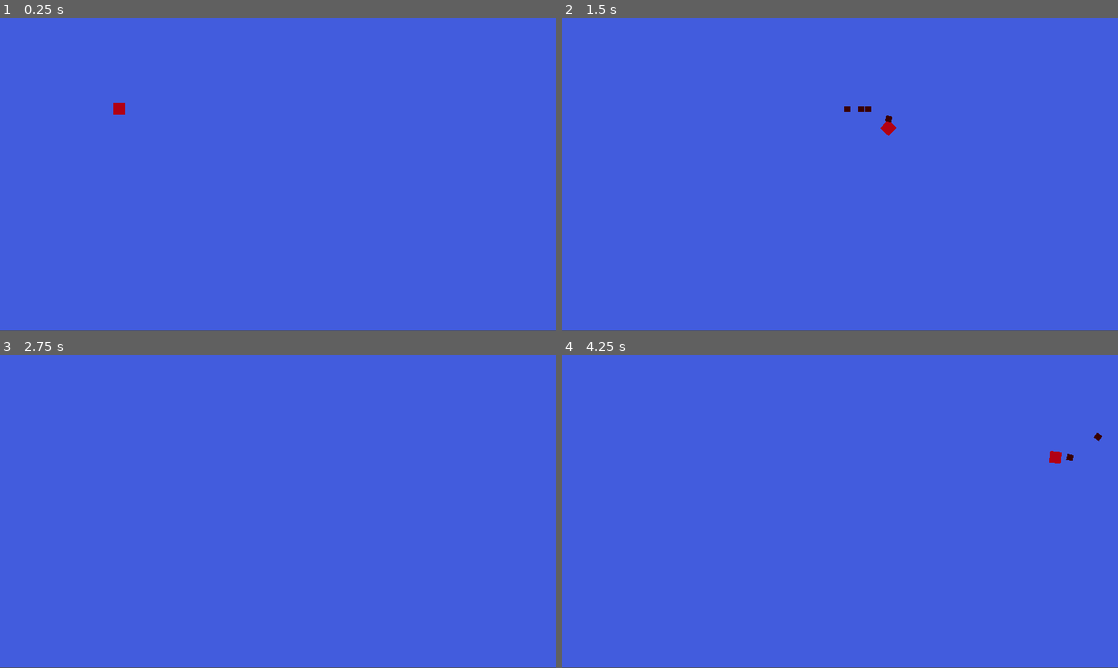
Above: before the commit, frames 1-4 (two rows, left to right).
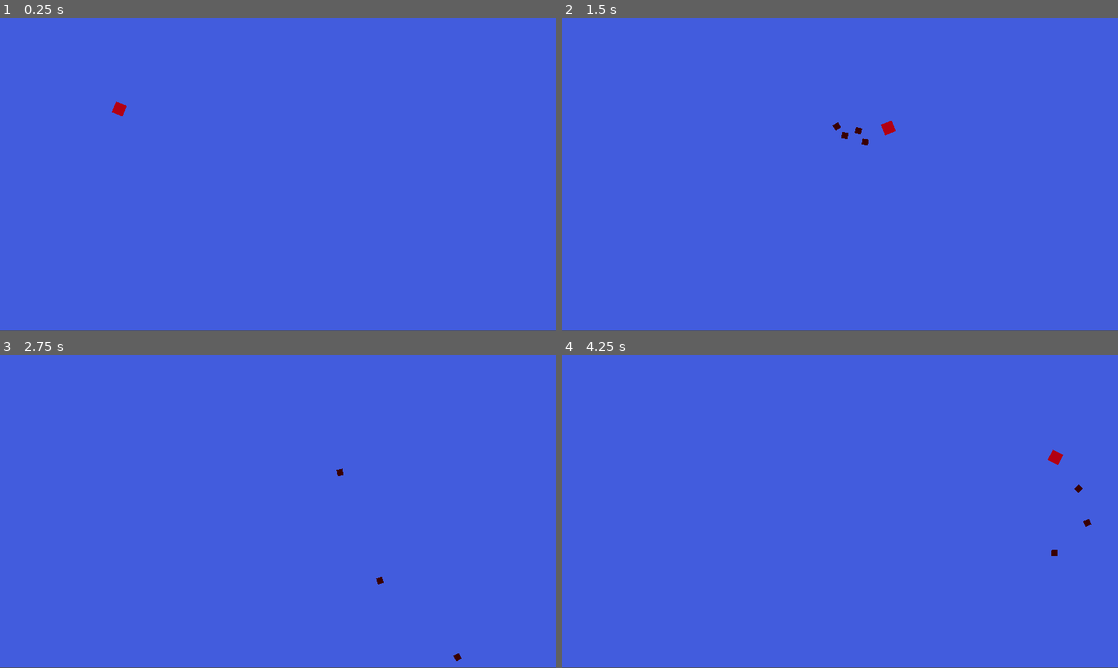
Above: after the commit, the same moments.

Repository: Seblis/Weaponized
Game: Godot game, scene res://levels/mock_level.tscn
Two runs of this game, one before a commit and one after it. Both use one fixed random seed, a clock stepped at 60 frames per second and the inputs below. The project has no main scene, so this scene is started directly.
Inputs (mouse positions are in pixels of both pictures, inside the frame that each line leads up to):
- Up to frame 1 (0.25 s): no input
- Up to frame 2 (1.5 s): tap Enter at 0.5 s; move the mouse to (962, 158) at 0.52 s; hold D (move_right) 0.53-1.28 s; hold Space (fire) 0.53-1.28 s; move the mouse to (728, 190) at 1.27 s; hold S (move_down) from 1.28 s (still down); tap Space (fire) at 1.35 s
- Up to frame 3 (2.75 s): move the mouse to (333, 442) at 2.02 s; release S (move_down) at 2.03 s; hold D (move_right) from 2.03 s (still down); hold Space (fire) from 2.03 s (still down)
- Up to frame 4 (4.25 s): move the mouse to (812, 574) at 2.77 s; release D (move_right) at 2.78 s; release Space (fire) at 2.78 s; hold W (move_up) 2.78-3.53 s; tap Space (fire) at 2.85 s; move the mouse to (1006, 558) at 3.52 s; hold A (move_left) from 3.53 s (still down); hold Space (fire) from 3.53 s (still down)

The runs differ from the first frame. In frame 1, less than 0.1% of the frame differs, in the area x 20-23%, y 26-32%; in frame 2, 0.2%, in the area x 48-61%, y 28-41%; in frame 3, less than 0.1%; in frame 4, 0.1%.

Commit message:
Direction control change to mouse

Diff:
--- a/entities/spaceship/ship.gd
+++ b/entities/spaceship/ship.gd
@@ -17,10 +17,12 @@
 
 	var desired_velocity = max_speed * direction
 	var steering = desired_velocity - velocity
+
 	velocity += steering * steering_factor * delta
 	position += velocity * delta
 
-	if velocity.length() > 0.0:
-		rotation = velocity.angle()
+	var aim_direction = global_position.direction_to(get_global_mouse_position())
+	if aim_direction.length() > 0.15:
+		rotation = aim_direction.angle()
 
 	move_and_slide()
--- a/project.godot
+++ b/project.godot
@@ -54,6 +54,7 @@
 fire={
 "deadzone": 0.5,
 "events": [Object(InputEventKey,"resource_local_to_scene":false,"resource_name":"","device":-1,"window_id":0,"alt_press …(191 unchanged characters)…
+, Object(InputEventMouseButton,"resource_local_to_scene":false,"resource_name":"","device":-1,"window_id":0,"alt_pressed":false,"shift_pressed":false,"ctrl_pressed":false,"meta_pressed":false,"button_mask":0,"position":Vector2(0, 0),"global_position":Vector2(0, 0),"factor":1.0,"button_index":1,"canceled":false,"pressed":false,"double_click":false,"script":null)
 ]
 }
 
